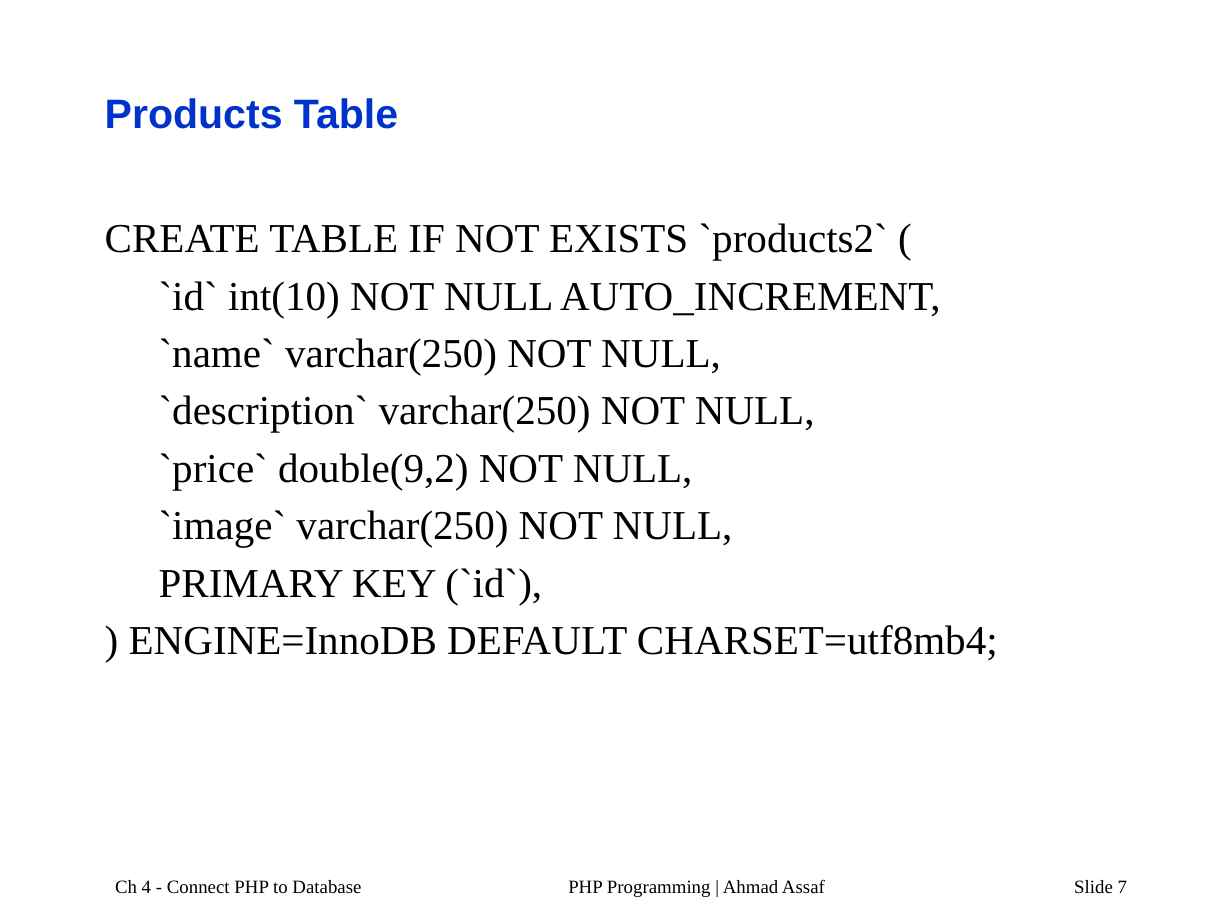
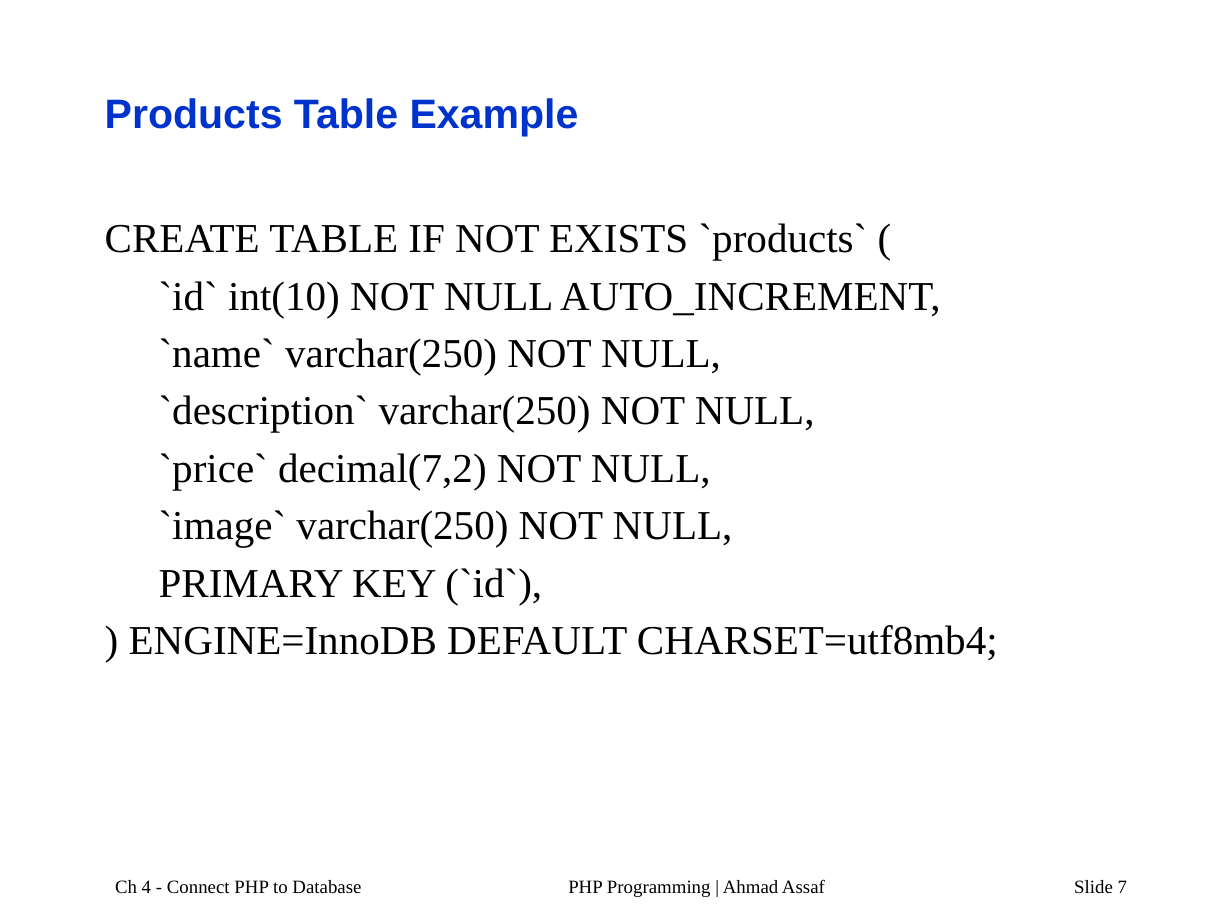
Before and after one commit to AhmadAssafCode/PHP2211, a slide deck: slide 7 of others/PHP-Ch4a.pptx. Drawn at 1232x924 pixels with LibreOffice and Linux fonts; fonts in the diff are those of the drawing. Boxes give left, top, right and bottom in pixels: in the first picture for what was removed or moved away, otherwise in the second. Text is boxed around its words. In the diff, an @@ line names an element or a change of style, - is before the commit and + after.

```diff
--- a/others/PHP-Ch4a.pptx
+++ b/others/PHP-Ch4a.pptx
@@ title at bbox=[105, 98, 579, 136]: text changed @@
-Products Table
+Products Table Example
@@ text at bbox=[105, 223, 868, 260]: text changed @@
-CREATE TABLE IF NOT EXISTS `products2` (
+CREATE TABLE IF NOT EXISTS `products` (
@@ text at bbox=[159, 453, 711, 490]: text changed @@
-  `price` double(9,2) NOT NULL,
+  `price` decimal(7,2) NOT NULL,
```
Also in this commit, not shown: 7 other slides changed, 7 slides added, 2 other files.
